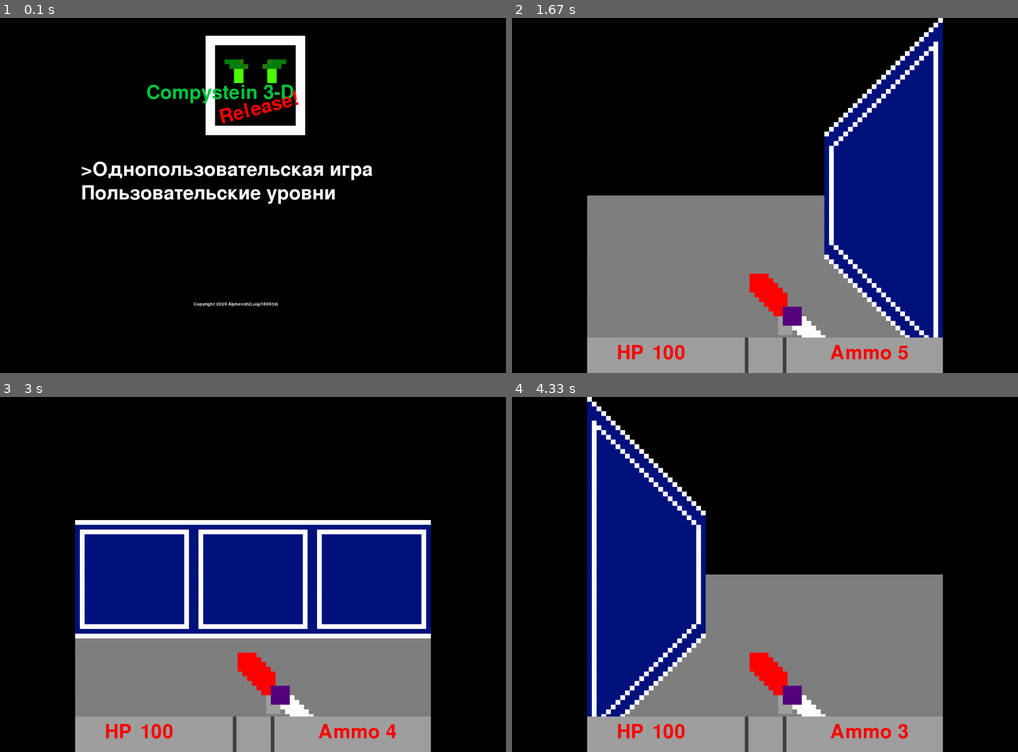
Above: before the commit, frames 1-4 (two rows, left to right).
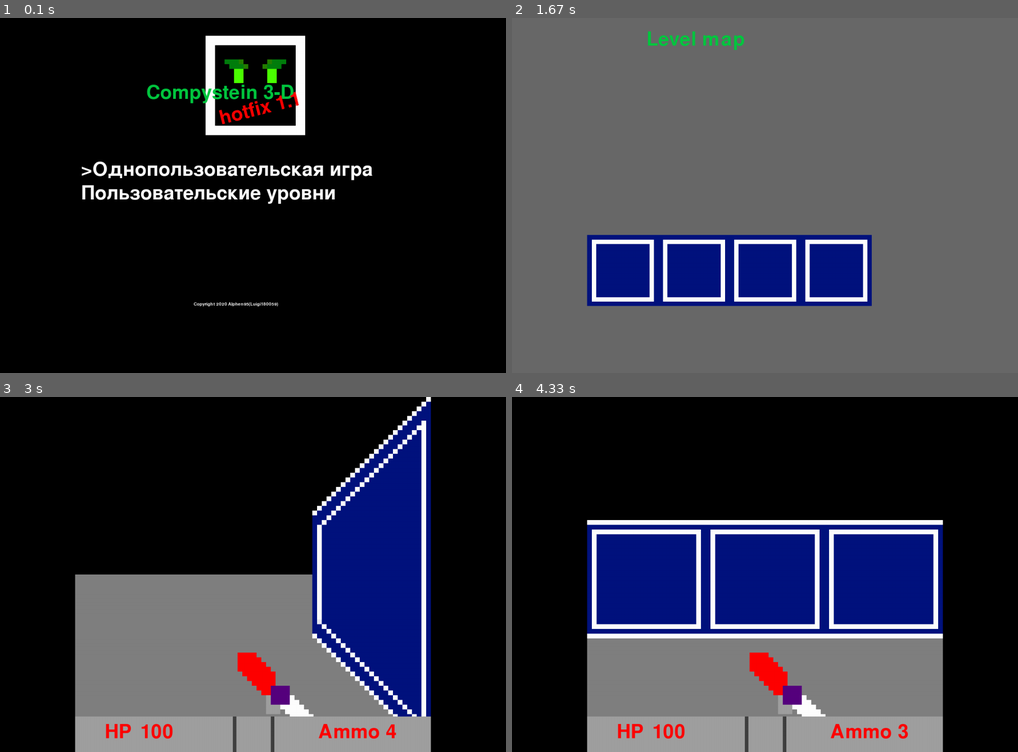
Above: after the commit, the same moments.

Repository: Alphen95/Comp3D
Game: pygame game, started from main.py
Same seed, same stepped clock (60 frames per second), same inputs: the game is played once before the commit and once after it.
Inputs:
- Up to frame 1 (0.1 s): type "y (at the terminal prompt)" at 0 s
- Up to frame 2 (1.67 s): type "an" at 0.33 s; type "n" at 0.73 s; tap Enter at 0.97 s; hold Tab from 1.23 s (still down); hold Right from 1.23 s (still down)
- Up to frame 3 (3 s): release Tab at 1.7 s; release Right at 1.7 s; hold Tab 2.37-2.83 s; hold Right 2.37-2.83 s; tap Space at 2.43 s
- Up to frame 4 (4.33 s): hold Right 3.5-3.97 s; tap Space at 3.57 s

The runs differ from the first frame. In frame 1, 0.4% of the frame differs, in the area x 43-60%, y 20-30%; in frame 2, 89%, in the area x 0-100%, y 0-100%; in frame 3, 25%; in frame 4, 25%.

Commit message:
hotfix 1.1
Added minimap

Diff:
--- a/main.py
+++ b/main.py
@@ -92,6 +92,7 @@
     path_snd_shoot= path_folder + "\\res\\shoot.wav"
     path_bgm_old_office= path_folder + "\\res\\mus_old_office.wav"
     path_localization = path_folder + "\\localization\\translated_comp3d.json"
+    path_wall = path_folder + "\\res\\editor\\wall.png"
 else:
     path_wall_l = path_folder + "/res/wall_left.png"
     path_wall_r = path_folder + "/res/wall_right.png"
@@ -128,6 +129,7 @@
     path_snd_slash = path_folder + "/res/knife_slash.ogg"
     path_snd_achiv1= path_folder + "/res/achivement1.ogg"
     path_snd_shoot= path_folder + "/res/shoot.wav"
+    path_wall = path_folder + "/res/editor/wall.png"
     path_bgm_old_office= path_folder + "/res/mus_old_office.wav"
     path_localization = path_folder + "/localization/translated_comp3d.json"
 
@@ -148,6 +150,7 @@
 sc = pygame.display.set_mode((infoObject.current_w, SIZE * 300), pygame.FULLSCREEN)
 indent_horizontal = int((infoObject.current_w - SIZE * 300) / 2)
 
+image_wall = pygame.image.load(path_wall)
 image_wall_l = pygame.image.load(path_wall_l)
 image_wall_r = pygame.image.load(path_wall_r)
 image_wall_2 = pygame.image.load(path_wall2)
@@ -987,7 +990,7 @@
                     length_text = len(enemy_tile_contents)
                     end_of_read = length_text-2
                     enemy_tile_contents = enemy_tile_contents[0:end_of_read]
-                    enemy_tile_contents = enemy_tile_contents + enemy_hp
+                    enemy_tile_contents = enemy_tile_contents + str(enemy_hp)
                     leveldict[coords] = enemy_tile_contents
             damage = 0
 
@@ -1106,7 +1109,7 @@
                 sc.blit(text, [indent_horizontal + SIZE * 5, SIZE * 140])
         text = small_font.render("Copyright 2020 Alphen95(Luigi180059)", 1, WHITE)
         sc.blit(text, [indent_horizontal + SIZE * 100, SIZE * 240])
-        text = font.render("Release!", 1, RED)
+        text = font.render("hotfix 1.1", 1, RED)
         text =pygame.transform.rotate(text, 14)
         sc.blit(text, [indent_horizontal + SIZE * 120, SIZE * 60])
     elif mode == "help":
@@ -1137,6 +1140,28 @@
             sc.blit(text, [indent_horizontal + SIZE * 20, SIZE * 125])
             text = font.render("Leave game : [Q]", 1, GREEN)
             sc.blit(text, [indent_horizontal + SIZE * 20, SIZE * 145])
+    elif mode == "map":
+        sc.fill(GRAY)
+        text = font.render("Level map", 1, GREEN)
+        sc.blit(text, [indent_horizontal + SIZE * 50, SIZE * 10])
+        for i in range(y-2,y+3):
+            for i1 in range(5,0,-1):
+                if i1 == 5:
+                    tile = str(i)+"-"+str(1)
+                elif i1 == 4:
+                    tile = str(i)+"-"+str(2)
+                elif i1 == 3:
+                    tile = str(i)+"-"+str(3)
+                elif i1 == 2:
+                    tile = str(i)+"-"+str(4)
+                elif i1 == 1:
+                    tile = str(i)+"-"+str(5)
+                print("tile",tile)
+                if i >=1:
+                    tile_contents = leveldict[tile]
+                    if tile_contents == "wall":
+                        sc.blit(pygame.transform.scale(image_wall, (60 * SIZE, 60 * SIZE)), (indent_horizontal+((i1*60-60)*SIZE), indent_horizontal+(((i*60)-60)*SIZE)))
+
     elif mode == "debug":
         sc.fill(BLACK)
         text = font.render("DEBUG MENU", 1, WHITE)
@@ -1321,6 +1346,11 @@
                 last_key = "3"
             elif event.key == pygame.K_ESCAPE and mode == "custom_level":
                 mode = "title"
+            elif event.key == pygame.K_TAB and mode == "game":
+                mode = "map"
+                print("a")
+            elif event.key == pygame.K_TAB and mode == "map":
+                mode = "game"
             elif event.key == pygame.K_BACKSPACE and mode == "custom_level" or event.key == pygame.K_DELETE and mode == "custom_level":
                 path_custom_level = path_custom_level[:-1]
             elif event.key == pygame.K_RETURN and mode == "custom_level":
